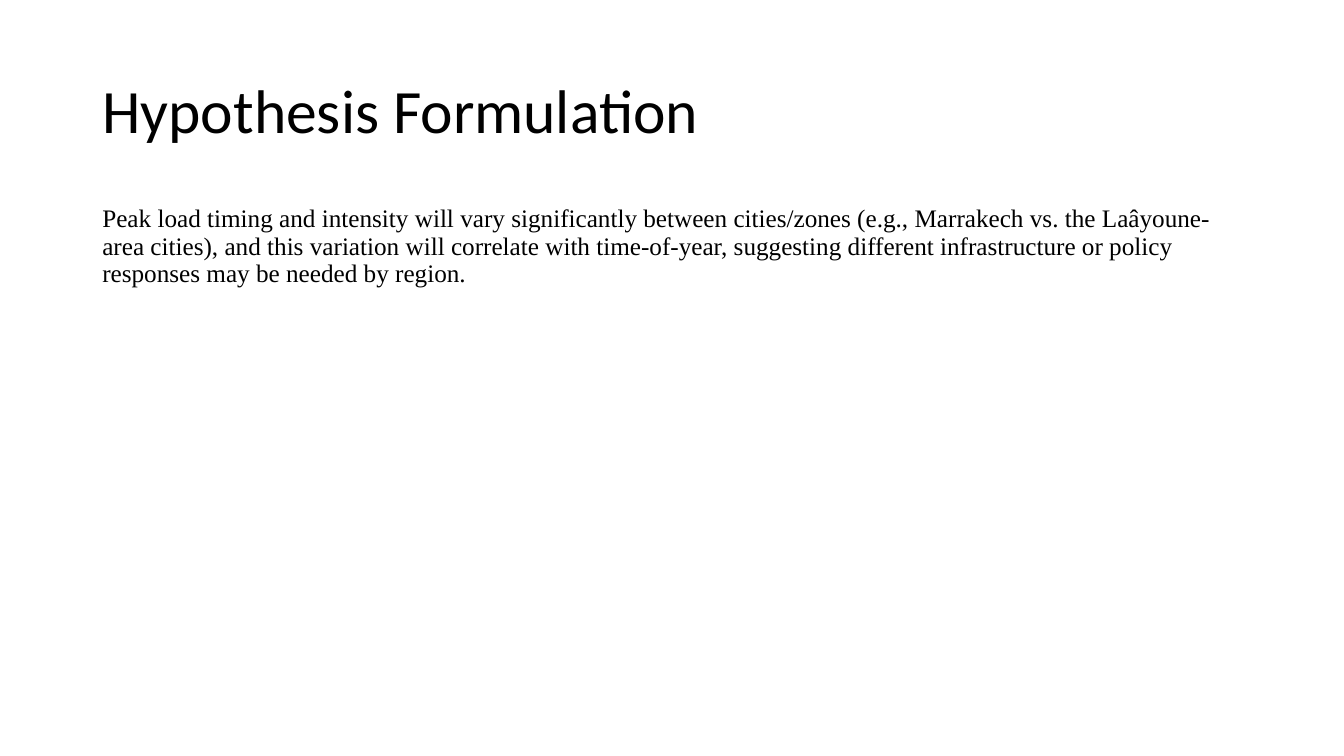
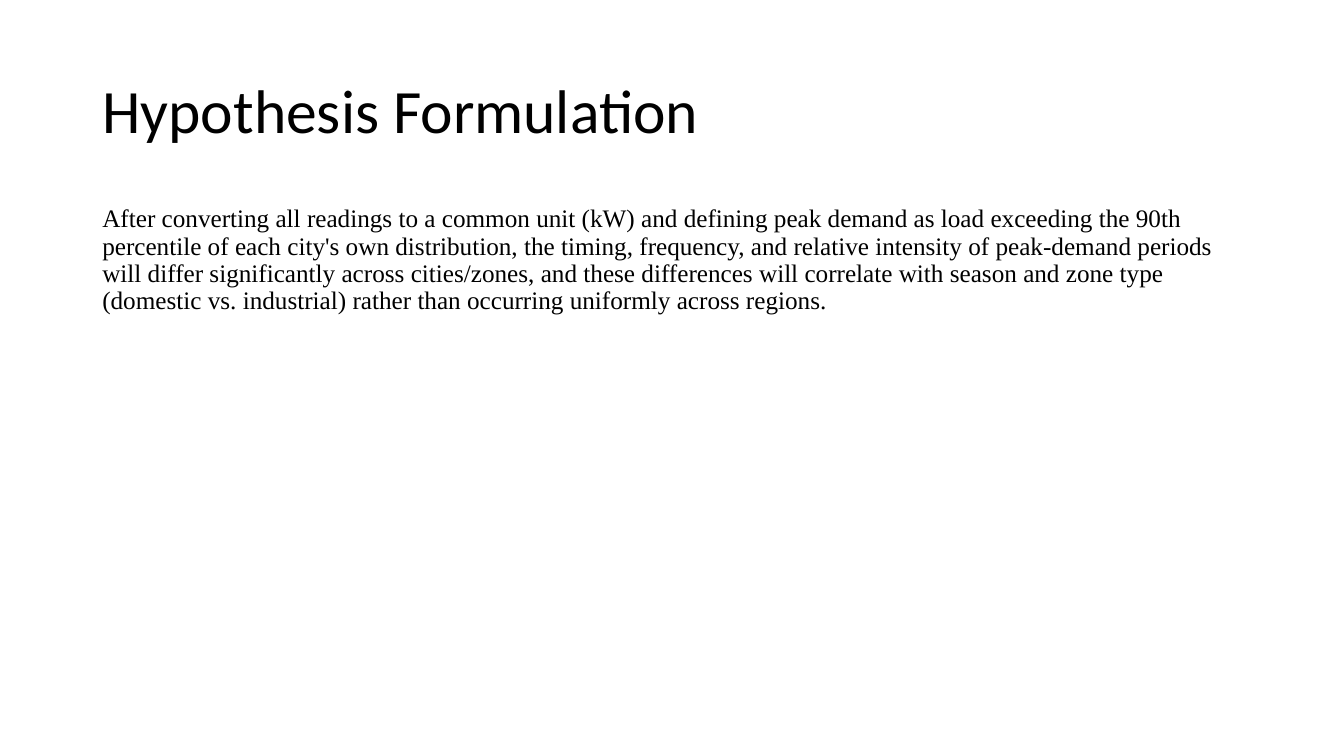
Before and after one commit to Foxman301/ANA500Project, a slide deck: slide 3 of ANA500_Micro-Project_JonathanEspedal.pptx. Drawn at 1344x756 pixels with LibreOffice and Linux fonts; fonts in the diff are those of the drawing. Boxes give left, top, right and bottom in pixels: in the first picture for what was removed or moved away, otherwise in the second. Text is boxed around its words. In the diff, an @@ line names an element or a change of style, - is before the commit and + after.

Commit message:
Week 2 Micro Proj
New push of code pdf, proper cleaned data set. Last one I did not retain DateTime as a row because index was set to false, and the powerpoint

```diff
--- a/ANA500_Micro-Project_JonathanEspedal.pptx
+++ b/ANA500_Micro-Project_JonathanEspedal.pptx
@@ text at (x1=102, y1=209, x2=1211, y2=315): text changed @@
-Peak load timing and intensity will vary significantly between cities/zones (e.g., Marrakech vs. the Laâyoune-area cities), and this variation will correlate with time-of-year, suggesting different infrastructure or policy responses may be needed by region.
+After converting all readings to a common unit (kW) and defining peak demand as load exceeding the 90th percentile of each city's own distribution, the timing, frequency, and relative intensity of peak-demand periods will differ significantly across cities/zones, and these differences will correlate with season and zone type (domestic vs. industrial) rather than occurring uniformly across regions.
```
Also in this commit, not shown: 5 other slides changed, 2 slides added, 2 slides removed, 2 other files.
